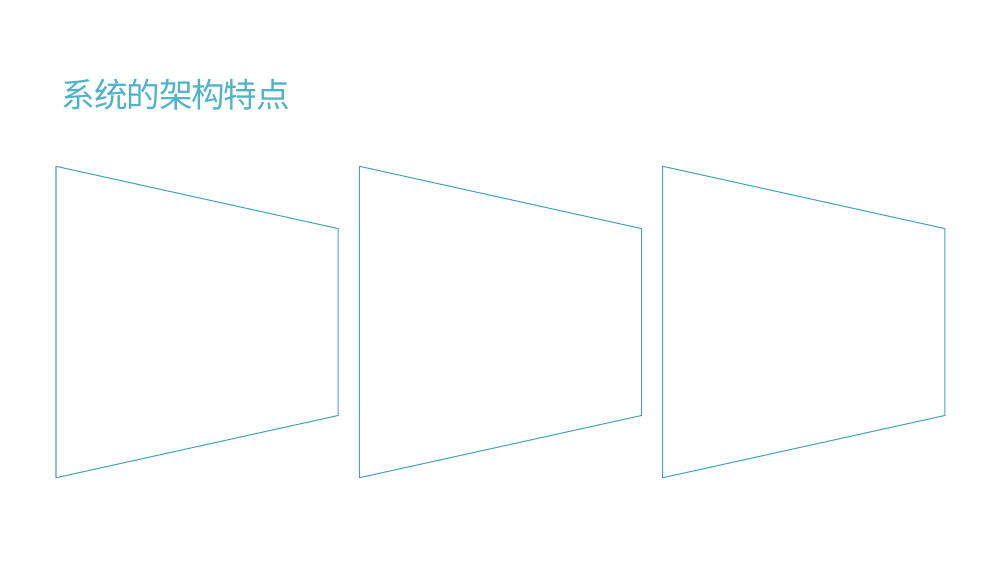
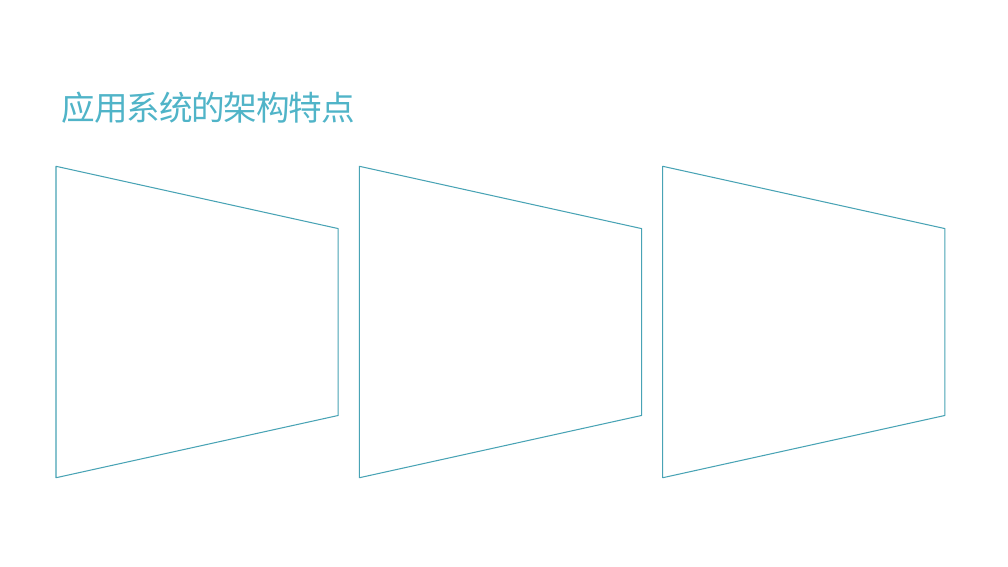
Before and after one commit to calcyu/chainway, a slide deck: slide 6 of Docs/城乡振兴元宇宙.pptx. Drawn at 1008x567 pixels with LibreOffice and Linux fonts; fonts in the diff are those of the drawing. Boxes give left, top, right and bottom in pixels: in the first picture for what was removed or moved away, otherwise in the second. Text is boxed around its words. In the diff, an @@ line names an element or a change of style, - is before the commit and + after.

```diff
--- a/Docs/城乡振兴元宇宙.pptx
+++ b/Docs/城乡振兴元宇宙.pptx
@@ title at box(62, 91, 355, 123): text changed @@
-系统的架构特点
+应用系统的架构特点
```
Also in this commit, not shown: 14 other slides changed, 4 slides removed, 30 other files.
